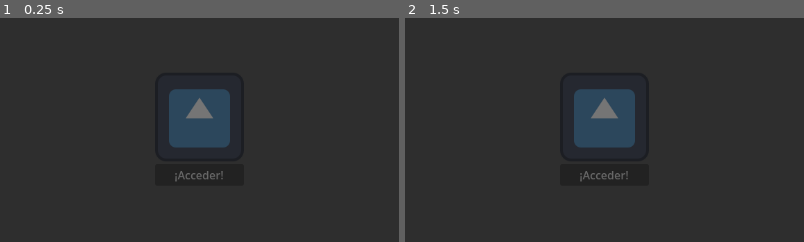
Above: before the commit, frames 1-2 (left to right).
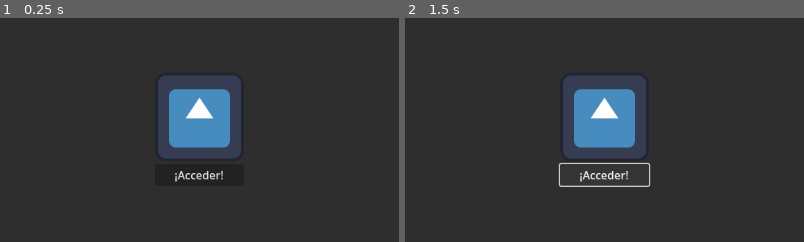
Above: after the commit, the same moments.

Repository: Chaerulea/IHC
Game: Godot game, scene res://Inicio.tscn
Same seed, same stepped clock (60 frames per second), same inputs: the game is played once before the commit and once after it. This scene is started directly instead of the project's main scene. The engine's default icon, where the game draws it, is replaced by a stand-in: a white triangle on a blue panel in a dark square.
Inputs:
- Up to frame 1 (0.25 s): no input
- Up to frame 2 (1.5 s): click "¡Acceder!" at 0.5 s; click "¡Acceder!" at 1.25 s
The pictures show only the part of the screen within x 25-75%, y 25-75%; the shares and areas given below are measured in that part.

The runs differ from the first frame. In frame 1, 8.0% of the frame differs, in the area x 39-61%, y 25-74%; in frame 2, 8.4%, in the area x 38-62%, y 25-76%.

Commit message:
Add letters

Diff:
--- a/Inicio.tscn
+++ b/Inicio.tscn
@@ -10,6 +10,14 @@
 grow_horizontal = 2
 grow_vertical = 2
 pivot_offset = Vector2(570, 16)
+
+[node name="PanelContainer" type="PanelContainer" parent="."]
+layout_mode = 1
+anchors_preset = 15
+anchor_right = 1.0
+anchor_bottom = 1.0
+grow_horizontal = 2
+grow_vertical = 2
 
 [node name="CenterContainer" type="CenterContainer" parent="."]
 layout_mode = 1
@@ -29,11 +37,3 @@
 [node name="Button" type="Button" parent="CenterContainer/VBoxContainer"]
 layout_mode = 2
 text = "¡Acceder!"
-
-[node name="PanelContainer" type="PanelContainer" parent="."]
-layout_mode = 1
-anchors_preset = 15
-anchor_right = 1.0
-anchor_bottom = 1.0
-grow_horizontal = 2
-grow_vertical = 2
--- a/project.godot
+++ b/project.godot
@@ -12,7 +12,7 @@
 
 config/name="IHC"
 run/main_scene="res://Cuentanosdeti.tscn"
-config/features=PackedStringArray("4.2", "Mobile")
+config/features=PackedStringArray("4.1", "Mobile")
 config/icon="res://icon.svg"
 
 [rendering]
--- /dev/null
+++ b/tab_container.tscn
@@ -0,0 +1,24 @@
+[gd_scene load_steps=4 format=3 uid="uid://b4k5yxubvwo0h"]
+
+[ext_resource type="PackedScene" uid="uid://uh8sa2doy4fy" path="res://Inicio.tscn" id="1_bgja5"]
+[ext_resource type="PackedScene" uid="uid://dvcnmynioehs" path="res://Cuentanosdeti.tscn" id="2_1w5nn"]
+[ext_resource type="PackedScene" uid="uid://db6gx46lv4i53" path="res://Estadisticas.tscn" id="3_v6y1q"]
+
+[node name="TabContainer" type="TabContainer"]
+anchors_preset = 15
+anchor_right = 1.0
+anchor_bottom = 1.0
+grow_horizontal = 2
+grow_vertical = 2
+tabs_visible = false
+
+[node name="Control3" parent="." instance=ExtResource("1_bgja5")]
+layout_mode = 2
+
+[node name="Control" parent="." instance=ExtResource("2_1w5nn")]
+visible = false
+layout_mode = 2
+
+[node name="Control2" parent="." instance=ExtResource("3_v6y1q")]
+visible = false
+layout_mode = 2
Binary file added: assets/PNG/Blue/letter.png
Binary file added: assets/PNG/Blue/letter_A.png
Binary file added: assets/PNG/Blue/letter_B.png
Binary file added: assets/PNG/Blue/letter_C.png
Binary file added: assets/PNG/Blue/letter_D.png
Binary file added: assets/PNG/Blue/letter_E.png
Binary file added: assets/PNG/Blue/letter_F.png
Binary file added: assets/PNG/Blue/letter_G.png
Binary file added: assets/PNG/Blue/letter_H.png
Binary file added: assets/PNG/Blue/letter_I.png
Binary file added: assets/PNG/Blue/letter_J.png
Binary file added: assets/PNG/Blue/letter_K.png
(and 204 more such lines)
